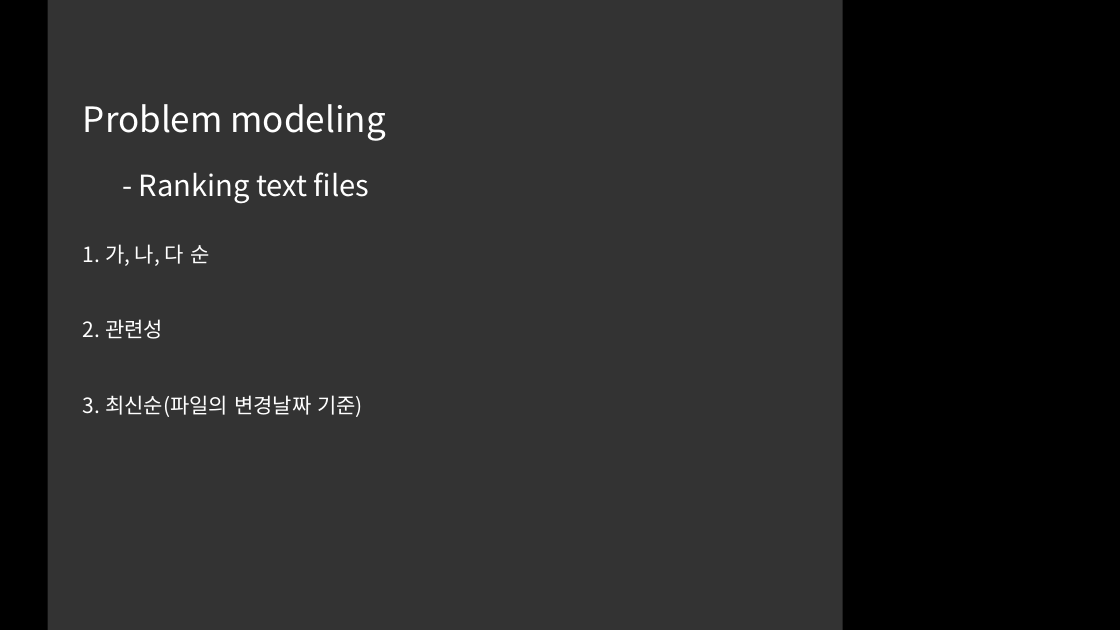
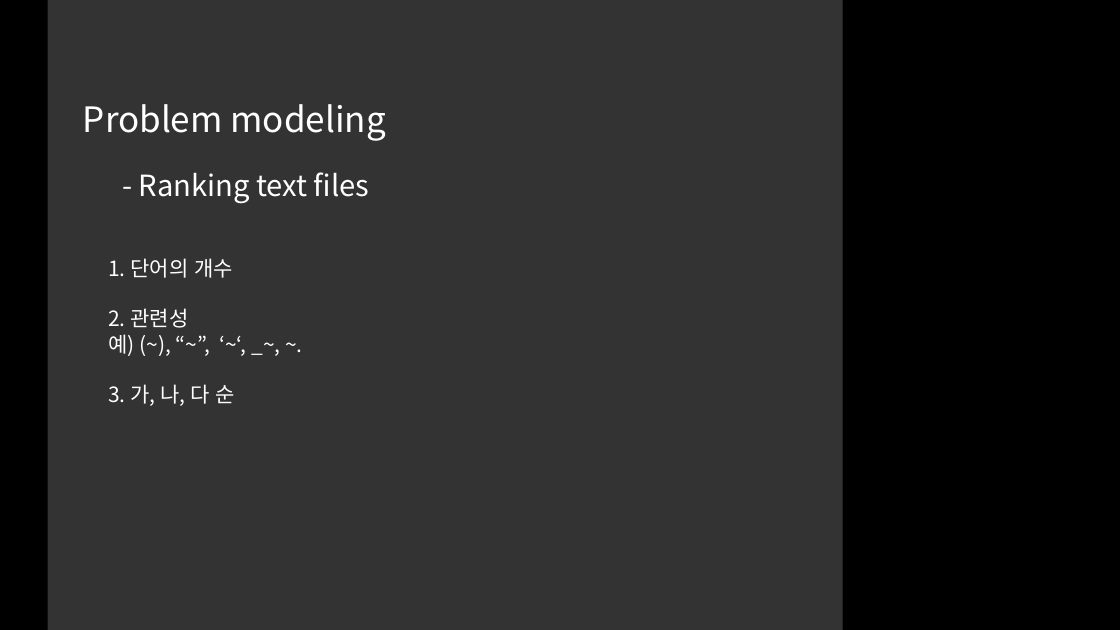
Before and after one commit to kimlohen/sw-2-project, a slide deck: slide 3 of 프밍 프로젝트.pptm. Drawn at 1120x630 pixels with LibreOffice and Linux fonts; fonts in the diff are those of the drawing. Boxes give left, top, right and bottom in pixels: in the first picture for what was removed or moved away, otherwise in the second. Text is boxed around its words. In the diff, an @@ line names an element or a change of style, - is before the commit and + after.

```diff
--- a/프밍 프로젝트.pptm
+++ b/프밍 프로젝트.pptm
@@ text "1. 단어의 개수": place and size @@
-text "1. 단어의 개수" at bbox=[83, 244, 363, 417]
+text "1. 단어의 개수" at bbox=[108, 258, 234, 406]
@@ text at bbox=[108, 258, 233, 278]: text changed @@
-1. 가, 나, 다 순
+1. 단어의 개수
@@ text at bbox=[108, 334, 234, 406]: text changed @@
-3. 최신순(파일의 변경날짜 기준)
+예) (~), “~”, ‘~‘, _~, ~.
+3. 가, 나, 다 순
```
Also in this commit, not shown: 1 other slide changed.
